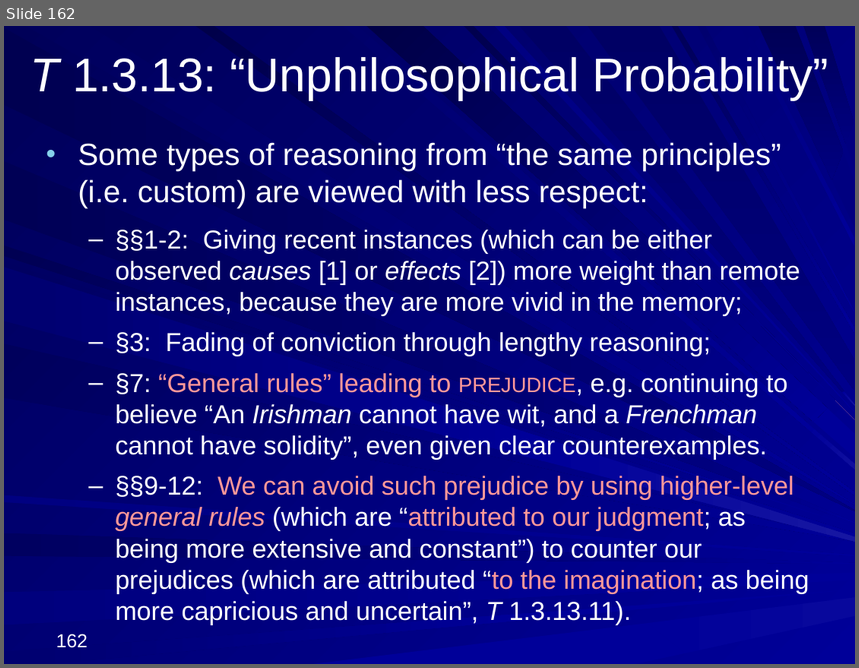
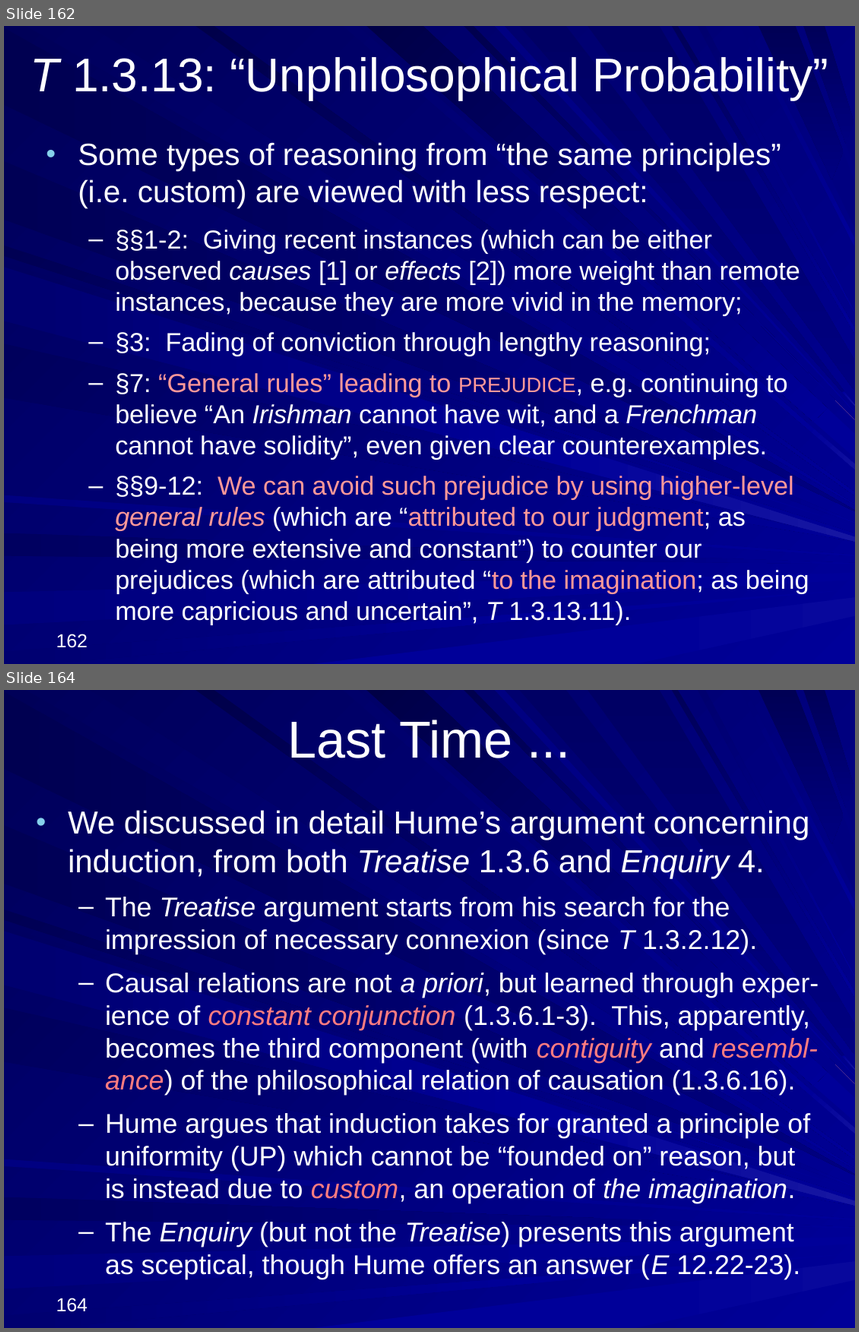
Before and after one commit to englishphilosophy/hume-texts-online, a slide deck: teaching/lectures/2024_Hume_MT_current.pptx. Shown one above the other, each under a label of ours: slide 162 before the commit, slides 162 and 164 after it; the slides between them are not shown. The pictures are 859x668 and 859x1332 pixels, drawn with LibreOffice and Linux fonts; fonts in the diff are those of the drawing. Boxes give left, top, right and bottom in pixels: in the first picture for what was removed or moved away, otherwise in the second. Text is boxed around its words. In the diff, an @@ line names an element or a change of style, - is before the commit and + after.

```diff
--- a/teaching/lectures/2024_Hume_MT_current.pptx
+++ b/teaching/lectures/2024_Hume_MT_current.pptx
@@ slide 164 added at [4,690,855,1328], background gradient #000078 to #000099; not listed: 37 template elements that a slide beside it also shows @@
@@ title added at [287,720,514,758], 44 pt, text #FFFFFF @@
+Last Time ...
@@ text added at [68,810,819,1280], 23 pt, text #FFFFFF @@
+• We discussed in detail Hume’s argument concerning induction, from both Treatise 1.3.6 and Enquiry 4.
+  – The Treatise argument starts from his search for the impression of necessary connexion (since T 1.3.2.12).
+  – Causal relations are not a priori, but learned through exper-ience of constant conjunction (1.3.6.1-3). This, apparently, becomes the third component (with contiguity and resembl-ance) of the philosophical relation of causation (1.3.6.16).
+  – Hume argues that induction takes for granted a principle of uniformity (UP) which cannot be “founded on” reason, but is instead due to custom, an operation of the imagination.
+  – The Enquiry (but not the Treatise) presents this argument as sceptical, though Hume offers an answer (E 12.22-23).
@@ page number added at [56,1298,88,1312], 16 pt, text #FFFFFF @@
+164
```
Also in this commit, not shown: 47 other slides added, 2 other files.
